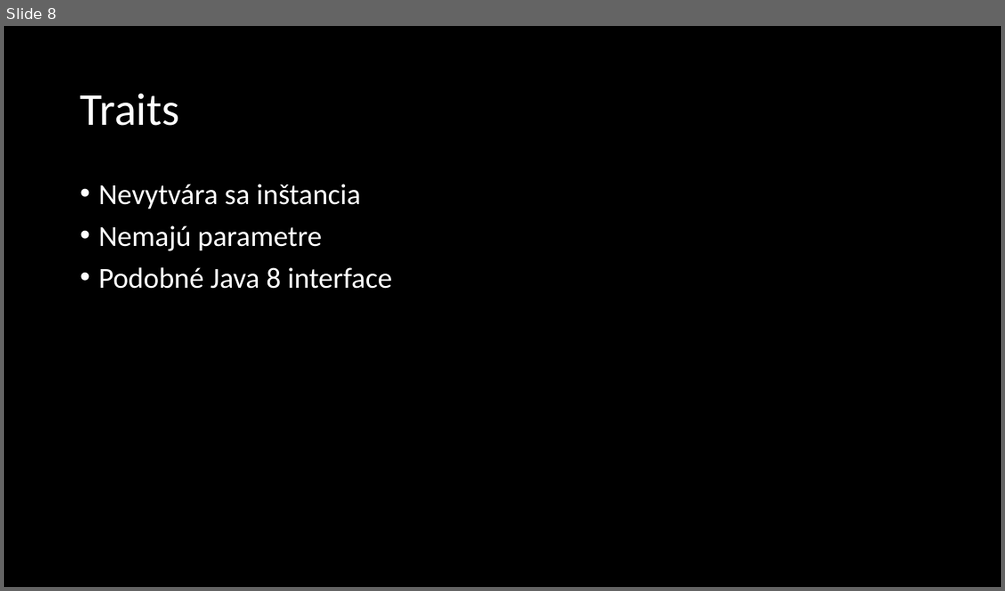
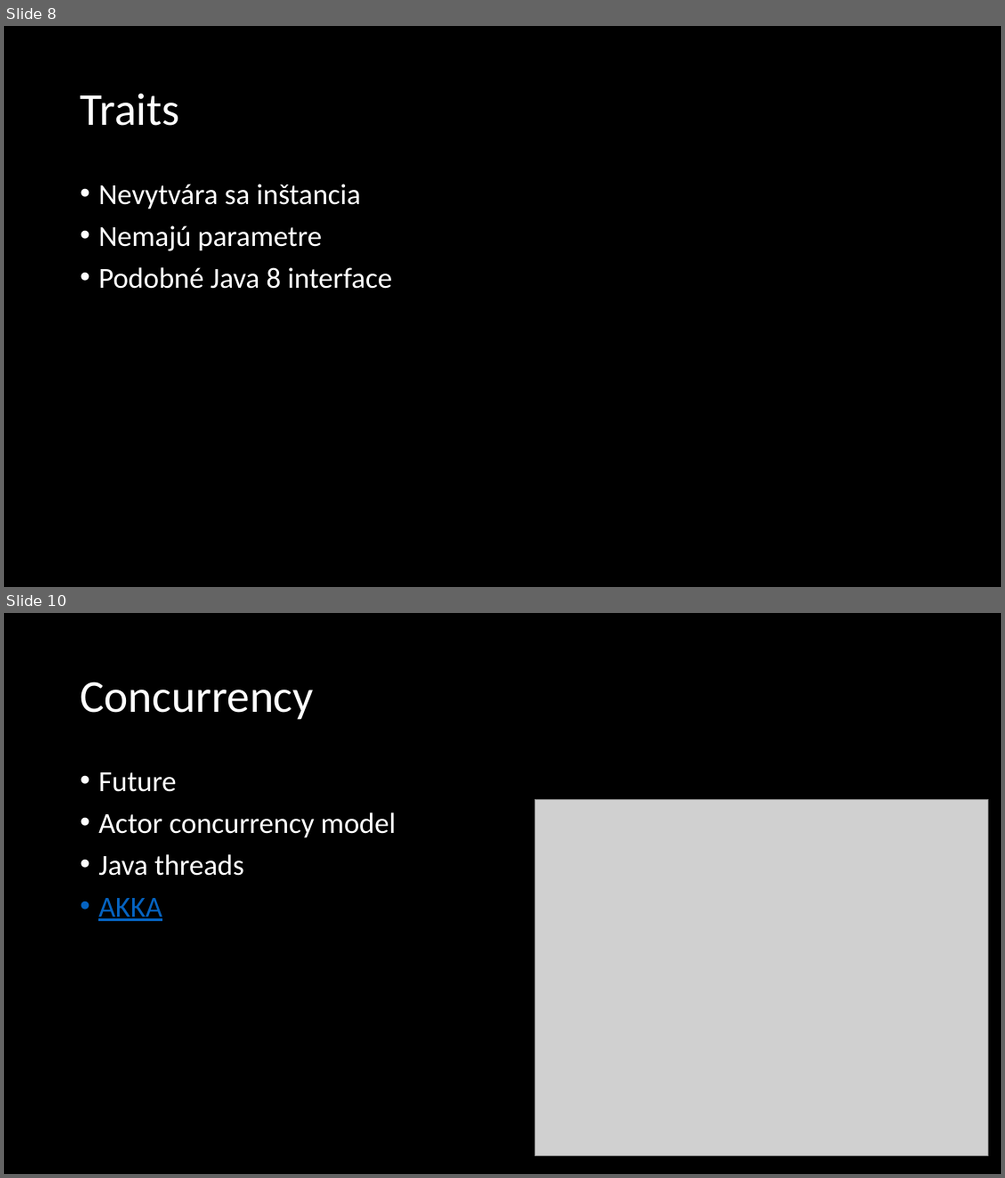
Before and after one commit to mihalikv/scala-project, a slide deck: Scala.pptx. Shown one above the other, each under a label of ours: slide 8 before the commit, slides 8 and 10 after it; the slides between them are not shown. The pictures are 1005x591 and 1005x1178 pixels, drawn with LibreOffice and Linux fonts; fonts in the diff are those of the drawing; grey boxes stand for pictures. Boxes give left, top, right and bottom in pixels: in the first picture for what was removed or moved away, otherwise in the second. Text is boxed around its words. In the diff, an @@ line names an element or a change of style, - is before the commit and + after.

```diff
--- a/Scala.pptx
+++ b/Scala.pptx
@@ slide 10 added at <box>4,613,1001,1174</box>, background #000000 @@
@@ title added at <box>80,682,313,720</box>, 44 pt, text #FFFFFF @@
+Concurrency
@@ text added at <box>98,772,396,921</box>, 28 pt, text #FFFFFF @@
+• Future
+• Actor concurrency model
+• Java threads
+• AKKA
@@ picture added at <box>535,799,989,1155</box> @@
```
Also in this commit, not shown: 4 slides changed, 5 other slides added, 1 other file.
